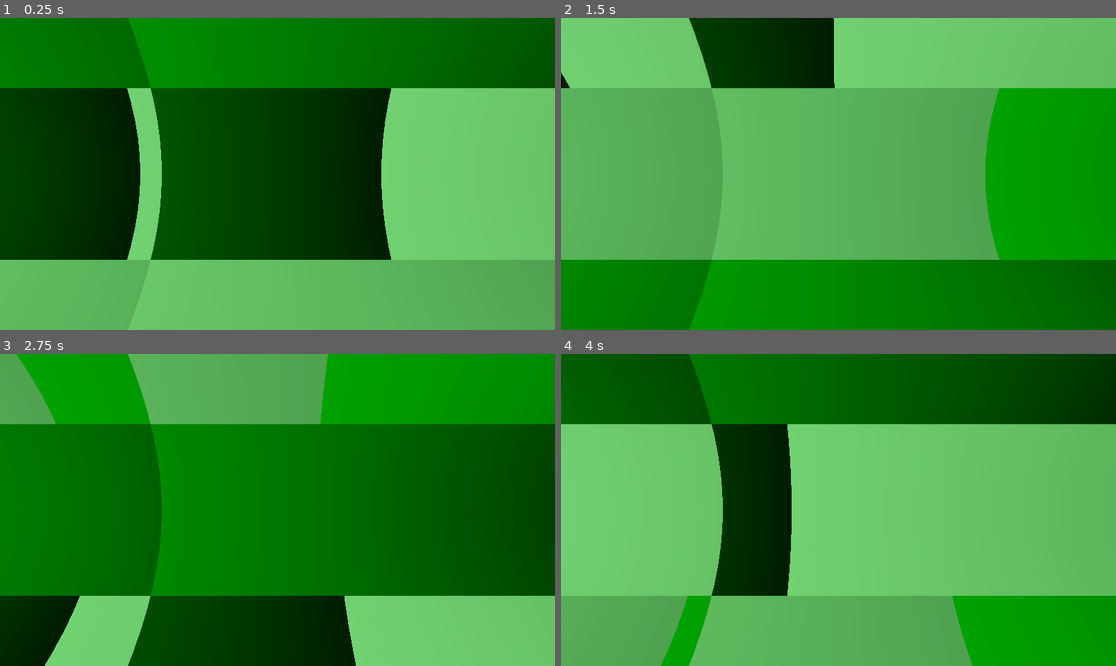
Above: before the commit, frames 1-4 (two rows, left to right).
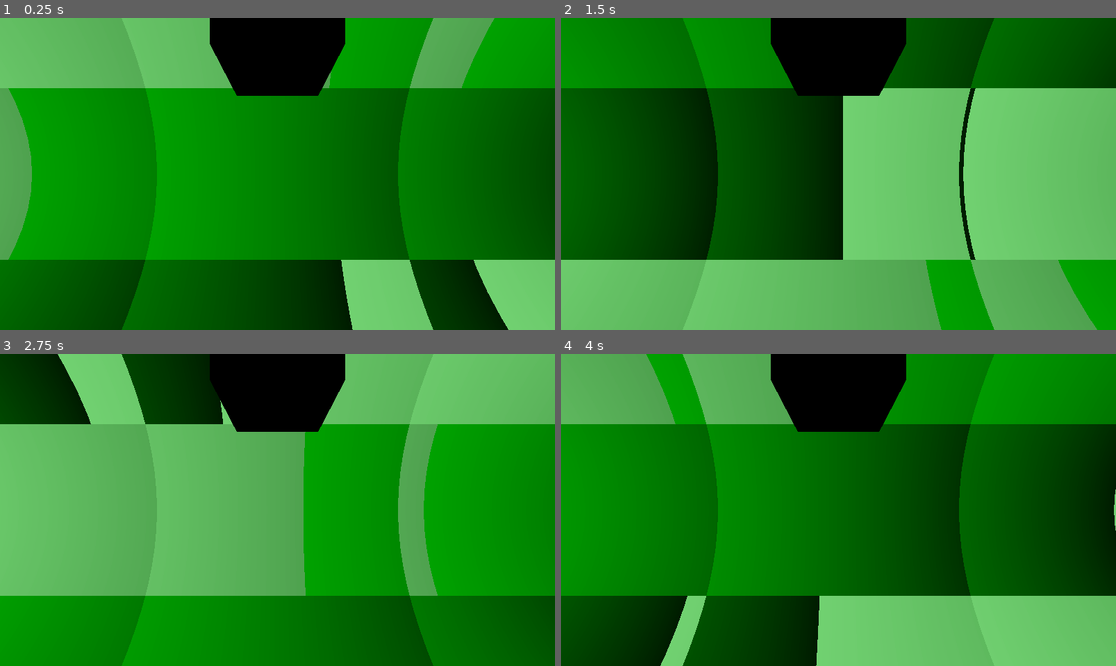
Above: after the commit, the same moments.

Repository: EsterStuart/FEVR
Game: Godot game, scene res://main.tscn
The game is run twice, just before and just after one commit, with the same random seed, the same clock (stepped at 60 frames per second) and the same inputs. Before the commit the project starts from res://file_explorer_tunnel.tscn.
Inputs (mouse positions are in pixels of both pictures, inside the frame that each line leads up to):
- Up to frame 1 (0.25 s): no input
- Up to frame 2 (1.5 s): tap Enter at 0.5 s; move the mouse to (960, 158) at 0.52 s; click (960, 158) at 0.67 s; move the mouse to (727, 189) at 1.27 s; click (727, 189) at 1.42 s
- Up to frame 3 (2.75 s): move the mouse to (333, 441) at 2.02 s; click (333, 441) at 2.17 s
- Up to frame 4 (4 s): move the mouse to (810, 572) at 2.77 s; click (810, 572) at 2.92 s; move the mouse to (1005, 556) at 3.52 s; click (1005, 556) at 3.67 s

The runs differ from the first frame. In frame 1, 98% of the frame differs, in the area x 0-100%, y 0-100%; in frame 2, 100%; in frame 3, 100%; in frame 4, 100%.

Commit message:
Addition of collapse tunnel option
Added an option that allows a tunnel (including all sub-tunnels to be collapsed)

Diff:
--- a/fevr/file_explorer_tunnel.gd
+++ b/fevr/file_explorer_tunnel.gd
@@ -6,11 +6,10 @@
 var semaphore : Semaphore = Semaphore.new()
 var thread : Thread = Thread.new()
 
+var sub_tunnel : Node3D
 
 func create_directory(directory_path : String):
 	open_directory(directory_path)
-
-
 
 func open_directory(directory_path : String):
 		var directories = DirAccess.get_directories_at(directory_path)
@@ -19,8 +18,6 @@
 
 		populate_tunnel(resources)
 		print("finished_OD")
-
-
 
 func build_resource_array(directories, files, directory_path : String) -> Array:
 	var resource_array: Array = []
@@ -81,15 +78,28 @@
 		create_directory(path)
 
 
-func _ready() -> void:
-	get_initial_directories()
+
+func collapse_tunnel():
+	self.clear_tunnel()
+	if is_instance_valid(sub_tunnel):
+		sub_tunnel.collapse_tunnel()
+	self.queue_free()
 
 
 func node_selected(node : FileNode3D):
+	var tunnel_path = load("res://objects/tunnel/file_explorer_tunnel.tscn")
 	if node.file_resource.is_directory:
-		clear_tunnel()
+		if is_instance_valid(sub_tunnel):
+			sub_tunnel.collapse_tunnel()
+
+		var tunnel_node : Node3D = tunnel_path.instantiate()
+		self.add_child(tunnel_node)
+		sub_tunnel = tunnel_node
+		tunnel_node.global_position = node.global_position + Vector3(0,0,-5)
+		tunnel_node.create_directory(node.file_resource.path)
 		#open_directory(node.file_resource.path)
-		create_directory(node.file_resource.path)
+		#create_directory(node.file_resource.path)
+
 	if node.file_resource.is_directory == false:
 		print(node.file_resource.file_name)
 
@@ -220,3 +230,9 @@
 		#create_directory(node.file_resource.path)
 	#if node.file_resource.is_directory == false:
 		#print(node.file_resource.file_name)
+
+
+func _on_destroy_tunnel_button_input_event(camera: Node, event: InputEvent, event_position: Vector3, normal: Vector3, shape_idx: int) -> void:
+	if event is InputEventMouseButton:
+		if event.button_index == MOUSE_BUTTON_LEFT and event.double_click:
+			collapse_tunnel()
--- a/fevr/file_explorer_tunnel.tscn
+++ /dev/null
@@ -1,110 +0,0 @@
-[gd_scene load_steps=10 format=3 uid="uid://dux26yrr2vnx6"]
-
-[ext_resource type="Script" path="res://file_explorer_tunnel.gd" id="1_ftqqq"]
-
-[sub_resource type="ProceduralSkyMaterial" id="ProceduralSkyMaterial_3qfv2"]
-sky_horizon_color = Color(0.64625, 0.65575, 0.67075, 1)
-ground_horizon_color = Color(0.64625, 0.65575, 0.67075, 1)
-
-[sub_resource type="Sky" id="Sky_j47eo"]
-sky_material = SubResource("ProceduralSkyMaterial_3qfv2")
-
-[sub_resource type="Environment" id="Environment_x3kf8"]
-background_mode = 1
-sky = SubResource("Sky_j47eo")
-tonemap_mode = 2
-glow_enabled = true
-
-[sub_resource type="GDScript" id="GDScript_6fdxy"]
-script/source = "extends CharacterBody3D
-
-var speed := 5.0
-func _physics_process(delta: float) -> void:
-	var direction := Input.get_vector(\"left\", \"right\", \"foward\", \"backward\")
-	direction = direction.rotated(-rotation.y)
-	velocity.x = direction.x * speed
-	velocity.z = direction.y * speed
-
-
-
-	move_and_slide()
-
-func _unhandled_input(event: InputEvent) -> void:
-	if event is InputEventKey:
-		var direction_2 := Input.get_vector(\"ui_left\", \"ui_right\", \"ui_up\",\"ui_down\")
-		rotate_y(-direction_2.x * .1)
-		$Camera3D.rotate_x(-direction_2.y * .1)
-
-"
-
-[sub_resource type="CylinderMesh" id="CylinderMesh_53s2g"]
-flip_faces = true
-top_radius = 3.0
-bottom_radius = 3.0
-height = 40.0
-rings = 20
-cap_top = false
-cap_bottom = false
-
-[sub_resource type="Shader" id="Shader_el450"]
-code = "shader_type spatial;
-
-uniform sampler2D img;
-uniform float x_scale = 10.0;
-uniform float y_scale = 10.0;
-uniform float time = 0.5;
-
-void fragment(){
-	float x = mod(UV.x, 1.0/x_scale);
-	float y = mod(UV.y, 1.0/y_scale);
-	EMISSION = vec3(0.0, 1.0, 0.0);
-
-	float direction;
-	if(mod(UV.x, 2.0/x_scale)-mod(x, 1.0/x_scale) == 0.0){
-		direction = -TIME/3.0;
-	}else{
-		direction = TIME/3.0;
-	}
-
-	vec3 tex = texture(img, vec2(x*x_scale, direction+TIME+y*y_scale)).rgb;
-	float brightness = mod(UV.y - (TIME*time) + y + UV.x-x, 0.5);
-	ALPHA = 0.1+pow(tex.x * brightness, 0.75);
-	if(ALPHA > 0.5){EMISSION = vec3(0.5, 1.0, 0.5);}
-}"
-
-[sub_resource type="ShaderMaterial" id="ShaderMaterial_bppbe"]
-render_priority = 0
-shader = SubResource("Shader_el450")
-shader_parameter/x_scale = 7.0
-shader_parameter/y_scale = 10.0
-shader_parameter/time = 0.15
-
-[sub_resource type="StandardMaterial3D" id="StandardMaterial3D_vpdef"]
-next_pass = SubResource("ShaderMaterial_bppbe")
-
-[node name="FileExplorerTunnel" type="Node3D"]
-script = ExtResource("1_ftqqq")
-
-[node name="WorldEnvironment" type="WorldEnvironment" parent="."]
-environment = SubResource("Environment_x3kf8")
-
-[node name="Camera3D" type="CharacterBody3D" parent="."]
-transform = Transform3D(1, 0, 0, 0, 1, 0, 0, 0, 1, 0, 0, 2)
-script = SubResource("GDScript_6fdxy")
-
-[node name="Camera3D" type="Camera3D" parent="Camera3D"]
-
-[node name="FileNodeContainer" type="Node3D" parent="."]
-
-[node name="Tunnel" type="Node3D" parent="."]
-
-[node name="MeshInstance3D" type="MeshInstance3D" parent="Tunnel"]
-transform = Transform3D(-4.37114e-08, 1, 0, -1, -4.37114e-08, 0, 0, 0, 1, -13.9196, 0, 1.62653)
-mesh = SubResource("CylinderMesh_53s2g")
-surface_material_override/0 = SubResource("StandardMaterial3D_vpdef")
-
-[node name="Timer" type="Timer" parent="."]
-wait_time = 0.35
-one_shot = true
-
-[connection signal="timeout" from="Timer" to="." method="_on_timer_timeout"]
--- /dev/null
+++ b/fevr/main.tscn
@@ -0,0 +1,67 @@
+[gd_scene load_steps=7 format=3 uid="uid://dux26yrr2vnx6"]
+
+[ext_resource type="PackedScene" uid="uid://b807dkhg5mhrq" path="res://objects/tunnel/file_explorer_tunnel.tscn" id="1_ivjv1"]
+
+[sub_resource type="GDScript" id="GDScript_ogepj"]
+resource_name = "main"
+script/source = "extends Node3D
+
+
+# Called when the node enters the scene tree for the first time.
+func _ready() -> void:
+	$FileExplorerTunnel.get_initial_directories()
+
+
+# Called every frame. 'delta' is the elapsed time since the previous frame.
+func _process(delta: float) -> void:
+	pass
+"
+
+[sub_resource type="ProceduralSkyMaterial" id="ProceduralSkyMaterial_3qfv2"]
+sky_horizon_color = Color(0.64625, 0.65575, 0.67075, 1)
+ground_horizon_color = Color(0.64625, 0.65575, 0.67075, 1)
+
+[sub_resource type="Sky" id="Sky_j47eo"]
+sky_material = SubResource("ProceduralSkyMaterial_3qfv2")
+
+[sub_resource type="Environment" id="Environment_x3kf8"]
+background_mode = 1
+sky = SubResource("Sky_j47eo")
+tonemap_mode = 2
+glow_enabled = true
+
+[sub_resource type="GDScript" id="GDScript_6fdxy"]
+script/source = "extends CharacterBody3D
+
+var speed := 5.0
+func _physics_process(delta: float) -> void:
+	var direction := Input.get_vector(\"left\", \"right\", \"foward\", \"backward\")
+	direction = direction.rotated(-rotation.y)
+	velocity.x = direction.x * speed
+	velocity.z = direction.y * speed
+
+
+
+	move_and_slide()
+
+func _unhandled_input(event: InputEvent) -> void:
+	if event is InputEventKey:
+		var direction_2 := Input.get_vector(\"ui_left\", \"ui_right\", \"ui_up\",\"ui_down\")
+		rotate_y(-direction_2.x * .1)
+		$Camera3D.rotate_x(-direction_2.y * .1)
+
+"
+
+[node name="Node3D" type="Node3D"]
+script = SubResource("GDScript_ogepj")
+
+[node name="FileExplorerTunnel" parent="." instance=ExtResource("1_ivjv1")]
+
+[node name="WorldEnvironment" type="WorldEnvironment" parent="."]
+environment = SubResource("Environment_x3kf8")
+
+[node name="Camera3D" type="CharacterBody3D" parent="."]
+transform = Transform3D(1, 0, 0, 0, 1, 0, 0, 0, 1, 0, 0, 2)
+script = SubResource("GDScript_6fdxy")
+
+[node name="Camera3D" type="Camera3D" parent="Camera3D"]
--- /dev/null
+++ b/fevr/objects/tunnel/file_explorer_tunnel.tscn
@@ -0,0 +1,80 @@
+[gd_scene load_steps=8 format=3 uid="uid://b807dkhg5mhrq"]
+
+[ext_resource type="Script" path="res://file_explorer_tunnel.gd" id="1_0aggl"]
+
+[sub_resource type="CylinderMesh" id="CylinderMesh_53s2g"]
+flip_faces = true
+top_radius = 3.0
+bottom_radius = 3.0
+height = 20.0
+rings = 20
+cap_top = false
+cap_bottom = false
+
+[sub_resource type="Shader" id="Shader_el450"]
+code = "shader_type spatial;
+
+uniform sampler2D img;
+uniform float x_scale = 10.0;
+uniform float y_scale = 10.0;
+uniform float time = 0.5;
+
+void fragment(){
+	float x = mod(UV.x, 1.0/x_scale);
+	float y = mod(UV.y, 1.0/y_scale);
+	EMISSION = vec3(0.0, 1.0, 0.0);
+
+	float direction;
+	if(mod(UV.x, 2.0/x_scale)-mod(x, 1.0/x_scale) == 0.0){
+		direction = -TIME/3.0;
+	}else{
+		direction = TIME/3.0;
+	}
+
+	vec3 tex = texture(img, vec2(x*x_scale, direction+TIME+y*y_scale)).rgb;
+	float brightness = mod(UV.y - (TIME*time) + y + UV.x-x, 0.5);
+	ALPHA = 0.1+pow(tex.x * brightness, 0.75);
+	if(ALPHA > 0.5){EMISSION = vec3(0.5, 1.0, 0.5);}
+}"
+
+[sub_resource type="ShaderMaterial" id="ShaderMaterial_bppbe"]
+render_priority = 0
+shader = SubResource("Shader_el450")
+shader_parameter/x_scale = 7.0
+shader_parameter/y_scale = 10.0
+shader_parameter/time = 0.15
+
+[sub_resource type="StandardMaterial3D" id="StandardMaterial3D_vpdef"]
+next_pass = SubResource("ShaderMaterial_bppbe")
+
+[sub_resource type="BoxMesh" id="BoxMesh_3y7sf"]
+
+[sub_resource type="BoxShape3D" id="BoxShape3D_6hwdm"]
+size = Vector3(1.2, 1.2, 0.12)
+
+[node name="FileExplorerTunnel" type="Node3D"]
+script = ExtResource("1_0aggl")
+
+[node name="FileNodeContainer" type="Node3D" parent="."]
+
+[node name="Timer" type="Timer" parent="."]
+wait_time = 0.35
+one_shot = true
+
+[node name="MeshInstance3D" type="MeshInstance3D" parent="."]
+transform = Transform3D(-4.37114e-08, 1, 0, -1, -4.37114e-08, 0, 0, 0, 1, 0, 0, 1.627)
+mesh = SubResource("CylinderMesh_53s2g")
+skeleton = NodePath("")
+surface_material_override/0 = SubResource("StandardMaterial3D_vpdef")
+
+[node name="DestroyTunnelButton" type="Area3D" parent="."]
+transform = Transform3D(1, 0, 0, 0, 1, 0, 0, 0, 1, 0, 1.46027, 0)
+
+[node name="MeshInstance3D" type="MeshInstance3D" parent="DestroyTunnelButton"]
+mesh = SubResource("BoxMesh_3y7sf")
+
+[node name="CollisionShape3D" type="CollisionShape3D" parent="DestroyTunnelButton"]
+shape = SubResource("BoxShape3D_6hwdm")
+
+[connection signal="timeout" from="Timer" to="." method="_on_timer_timeout"]
+[connection signal="input_event" from="DestroyTunnelButton" to="." method="_on_destroy_tunnel_button_input_event"]
--- a/fevr/project.godot
+++ b/fevr/project.godot
@@ -11,7 +11,7 @@
 [application]
 
 config/name="FEVR"
-run/main_scene="res://file_explorer_tunnel.tscn"
+run/main_scene="res://main.tscn"
 config/features=PackedStringArray("4.3", "Forward Plus")
 config/icon="res://icon.svg"
 
